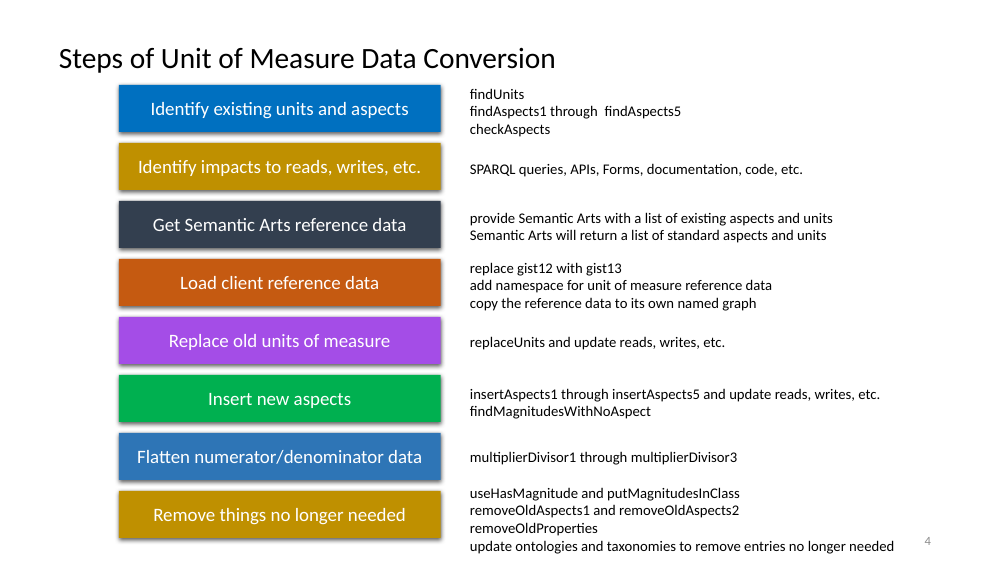
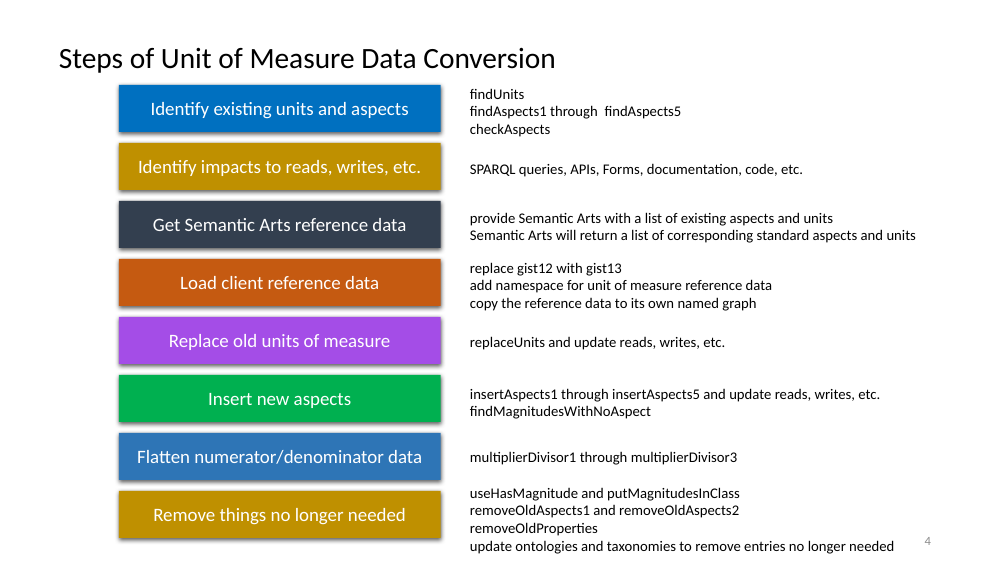
Before and after one commit to semanticarts/gist, a slide deck: slide 4 of migration/v13.0/uomDataConversion.pptx. Drawn at 1008x567 pixels with LibreOffice and Linux fonts; fonts in the diff are those of the drawing. Boxes give left, top, right and bottom in pixels: in the first picture for what was removed or moved away, otherwise in the second. Text is boxed around its words. In the diff, an @@ line names an element or a change of style, - is before the commit and + after.

```diff
--- a/migration/v13.0/uomDataConversion.pptx
+++ b/migration/v13.0/uomDataConversion.pptx
@@ text at [470, 229, 916, 243]: text changed @@
-Semantic Arts will return a list of standard aspects and units
+Semantic Arts will return a list of corresponding standard aspects and units
```
Also in this commit, not shown: 11 other slides changed.
